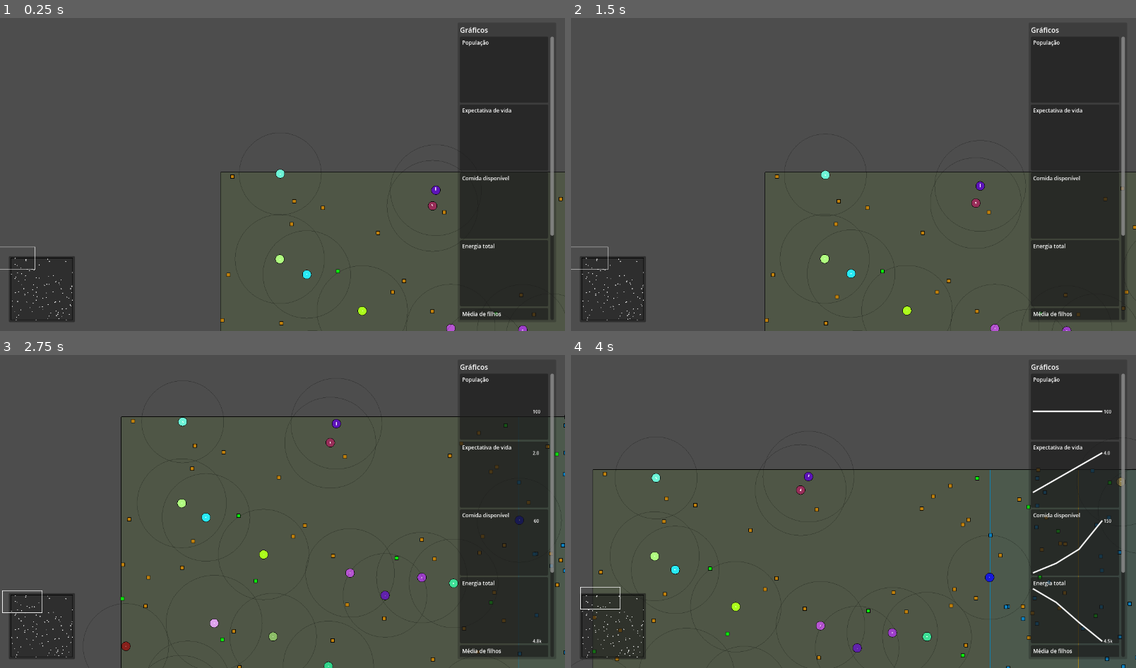
Above: before the commit, frames 1-4 (two rows, left to right).
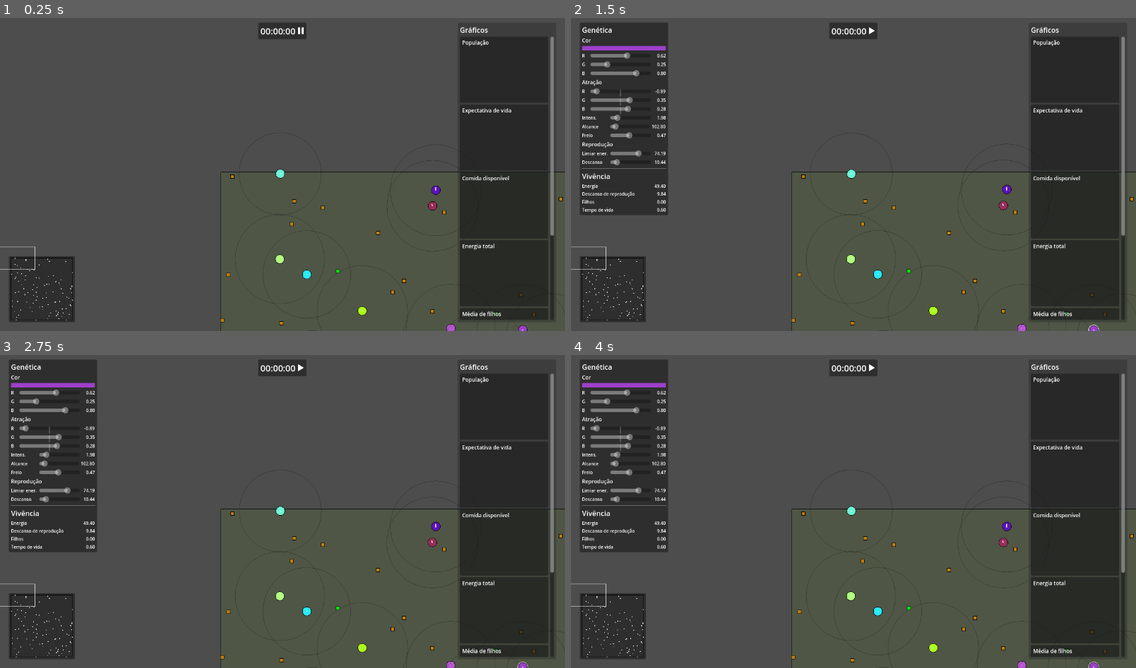
Above: after the commit, the same moments.

Repository: rodrigo-borges/attract-repel
Game: Godot game, scene res://world/world.tscn
The game is run twice, just before and just after one commit, with the same random seed, the same clock (stepped at 60 frames per second) and the same inputs. The project has no main scene, so this scene is started directly.
Inputs (mouse positions are in pixels of both pictures, inside the frame that each line leads up to):
- Up to frame 1 (0.25 s): no input
- Up to frame 2 (1.5 s): click (870, 30) at 0.52 s; move the mouse to (1090, 330) at 1.27 s; hold D (right) from 1.28 s (still down); click (1090, 330) at 1.35 s
- Up to frame 3 (2.75 s): move the mouse to (355, 664) at 2.02 s; release D (right) at 2.03 s; hold S (down) from 2.03 s (still down); tap Middle mouse button (middle_click) at 2.1 s
- Up to frame 4 (4 s): move the mouse to (774, 517) at 2.77 s; release S (down) at 2.78 s; hold D (right) 2.78-3.53 s; tap Mouse wheel up (zoom_in) at 2.85 s; move the mouse to (994, 517) at 3.52 s; hold W (up) from 3.53 s (still down); tap Mouse wheel down (zoom_out) at 3.6 s

The runs differ from the first frame. In frame 1, 0.4% of the frame differs, in the area x 45-55%, y 1-7%; in frame 2, 11%; in frame 3, 12%; in frame 4, 12%, in the area x 0-100%, y 1-100%.

Commit message:
Adiciona relógio e pausa

Diff:
--- a/entities/creature.gd
+++ b/entities/creature.gd
@@ -14,10 +14,10 @@
 const COLOR_MUTATION_STD:float = .1
 const ATTR_MUTATION_STD:float = .3
 const INTENSITY_MUTATION_STD:float = 1.
-const SENSE_RADIUS_MUTATION_STD:float = 1.
+const SENSE_RADIUS_MUTATION_STD:float = 10.
 const REPR_ENERGY_THR_MUTATION_STD:float = 5.
-const REPR_COOLDOWN_MUTATION_STD:float = 2.
-const BRAKE_MUTATION_STD:float = .1
+const REPR_COOLDOWN_MUTATION_STD:float = 5.
+const BRAKE_MUTATION_STD:float = .2
 const FORCE_LINE_SCALE:float = 30.
 const FORCE_LINE_CAP:float = 50.
 
@@ -92,6 +92,9 @@
 	update_force_line(brake_line, brake_force)
 
 func _physics_process(delta: float) -> void:
+	if Engine.time_scale <= 0.:
+		return
+
 	lifespan += delta
 
 	if not on_reproduction_cooldown and energy >= reproduction_energy_threshold:
--- a/project.godot
+++ b/project.godot
@@ -75,3 +75,8 @@
 "events": [Object(InputEventKey,"resource_local_to_scene":false,"resource_name":"","device":-1,"window_id":0,"alt_press …(195 unchanged characters)…
 ]
 }
+pause={
+"deadzone": 0.5,
+"events": [Object(InputEventKey,"resource_local_to_scene":false,"resource_name":"","device":-1,"window_id":0,"alt_pressed":false,"shift_pressed":false,"ctrl_pressed":false,"meta_pressed":false,"pressed":false,"keycode":0,"physical_keycode":32,"key_label":0,"unicode":32,"location":0,"echo":false,"script":null)
+]
+}
--- /dev/null
+++ b/world/hud/clock/clock.gd
@@ -0,0 +1,36 @@
+extends Control
+class_name Clock
+
+@onready var clock_label:Label = find_child("ClockLabel")
+@onready var pause_button:BaseButton = find_child("PauseButton")
+var elapsed_time:float = 0.
+
+func _ready() -> void:
+	pause_button.toggled.connect(toggle_pause)
+
+func _process(delta:float) -> void:
+	if Input.is_action_just_pressed("pause"):
+		if Engine.time_scale > 0.:
+			toggle_pause(true)
+		else:
+			toggle_pause(false)
+	if Engine.time_scale > 0.:
+		elapsed_time += delta
+		update()
+
+func update() -> void:
+	var residue:float = elapsed_time
+	var hours:int = floori(residue/3600.)
+	residue -= hours*3600.
+	var minutes:int = floori(residue/60.)
+	residue -= minutes*60.
+	var seconds:int = floori(residue)
+	if clock_label != null:
+		clock_label.set_text("%02d:%02d:%02d" % [hours, minutes, seconds])
+
+func toggle_pause(pause:bool) -> void:
+	if pause:
+		Engine.set_time_scale(0.)
+	else:
+		Engine.set_time_scale(1.)
+	pause_button.set_pressed_no_signal(pause)
--- /dev/null
+++ b/world/hud/clock/clock.tscn
@@ -0,0 +1,43 @@
+[gd_scene load_steps=5 format=3 uid="uid://bh6bll2w5jv5g"]
+
+[ext_resource type="Script" path="res://world/hud/clock/clock.gd" id="1_lufbv"]
+[ext_resource type="Texture2D" uid="uid://2xkcre5f4y2w" path="res://world/hud/clock/pause.png" id="2_lnyst"]
+[ext_resource type="Texture2D" uid="uid://wim1smy16hhi" path="res://world/hud/clock/play.png" id="3_d7ayy"]
+
+[sub_resource type="LabelSettings" id="LabelSettings_0oity"]
+font_size = 20
+
+[node name="Clock" type="PanelContainer"]
+process_mode = 3
+offset_right = 64.0
+offset_bottom = 23.0
+size_flags_horizontal = 0
+size_flags_vertical = 0
+script = ExtResource("1_lufbv")
+
+[node name="MarginContainer" type="MarginContainer" parent="."]
+layout_mode = 2
+theme_override_constants/margin_left = 5
+theme_override_constants/margin_top = 5
+theme_override_constants/margin_right = 5
+theme_override_constants/margin_bottom = 5
+
+[node name="HBoxContainer" type="HBoxContainer" parent="MarginContainer"]
+layout_mode = 2
+
+[node name="ClockLabel" type="Label" parent="MarginContainer/HBoxContainer"]
+layout_mode = 2
+text = "00:00:00"
+label_settings = SubResource("LabelSettings_0oity")
+
+[node name="PauseButton" type="TextureButton" parent="MarginContainer/HBoxContainer"]
+custom_minimum_size = Vector2(15, 15)
+layout_mode = 2
+size_flags_horizontal = 8
+size_flags_vertical = 4
+focus_mode = 0
+toggle_mode = true
+texture_normal = ExtResource("2_lnyst")
+texture_pressed = ExtResource("3_d7ayy")
+ignore_texture_size = true
+stretch_mode = 5
--- a/world/world.tscn
+++ b/world/world.tscn
@@ -1,9 +1,10 @@
-[gd_scene load_steps=7 format=3 uid="uid://dsatuyar14v2k"]
+[gd_scene load_steps=8 format=3 uid="uid://dsatuyar14v2k"]
 
 [ext_resource type="Script" path="res://world/world.gd" id="1_psf47"]
 [ext_resource type="Script" path="res://world/world_camera.gd" id="2_1sg5d"]
 [ext_resource type="PackedScene" uid="uid://xl8400wsyrr4" path="res://world/hud/mini_map/mini_map.tscn" id="3_3l1a1"]
 [ext_resource type="Script" path="res://entities/creature_highlight.gd" id="3_b14dp"]
+[ext_resource type="PackedScene" uid="uid://bh6bll2w5jv5g" path="res://world/hud/clock/clock.tscn" id="4_46fr4"]
 [ext_resource type="PackedScene" uid="uid://beirk0bt486wl" path="res://world/hud/line_chart/line_chart.tscn" id="4_qumfv"]
 [ext_resource type="PackedScene" uid="uid://y4xw1cr1uk76" path="res://world/hud/creature_card/creature_card.tscn" id="6_sit8l"]
 
@@ -14,6 +15,7 @@
 track_period = null
 
 [node name="WorldCamera" type="Camera2D" parent="."]
+process_mode = 3
 script = ExtResource("2_1sg5d")
 
 [node name="HoverHighlight" type="Node2D" parent="."]
@@ -25,6 +27,7 @@
 color = Color(1, 1, 1, 0.588235)
 
 [node name="HUD" type="CanvasLayer" parent="."]
+process_mode = 3
 
 [node name="MarginContainer" type="MarginContainer" parent="HUD"]
 anchors_preset = 15
@@ -32,11 +35,14 @@
 anchor_bottom = 1.0
 grow_horizontal = 2
 grow_vertical = 2
-mouse_filter = 2
 theme_override_constants/margin_left = 20
 theme_override_constants/margin_top = 20
 theme_override_constants/margin_right = 20
 theme_override_constants/margin_bottom = 20
+
+[node name="Clock" parent="HUD/MarginContainer" instance=ExtResource("4_46fr4")]
+layout_mode = 2
+size_flags_horizontal = 4
 
 [node name="Charts" type="PanelContainer" parent="HUD/MarginContainer"]
 self_modulate = Color(1, 1, 1, 0.501961)
Binary file added: world/hud/clock/pause.png
Not shown, added: world/hud/clock/pause.png.import
Binary file added: world/hud/clock/play.png
Not shown, added: world/hud/clock/play.png.import
Not shown, changed: README.md
